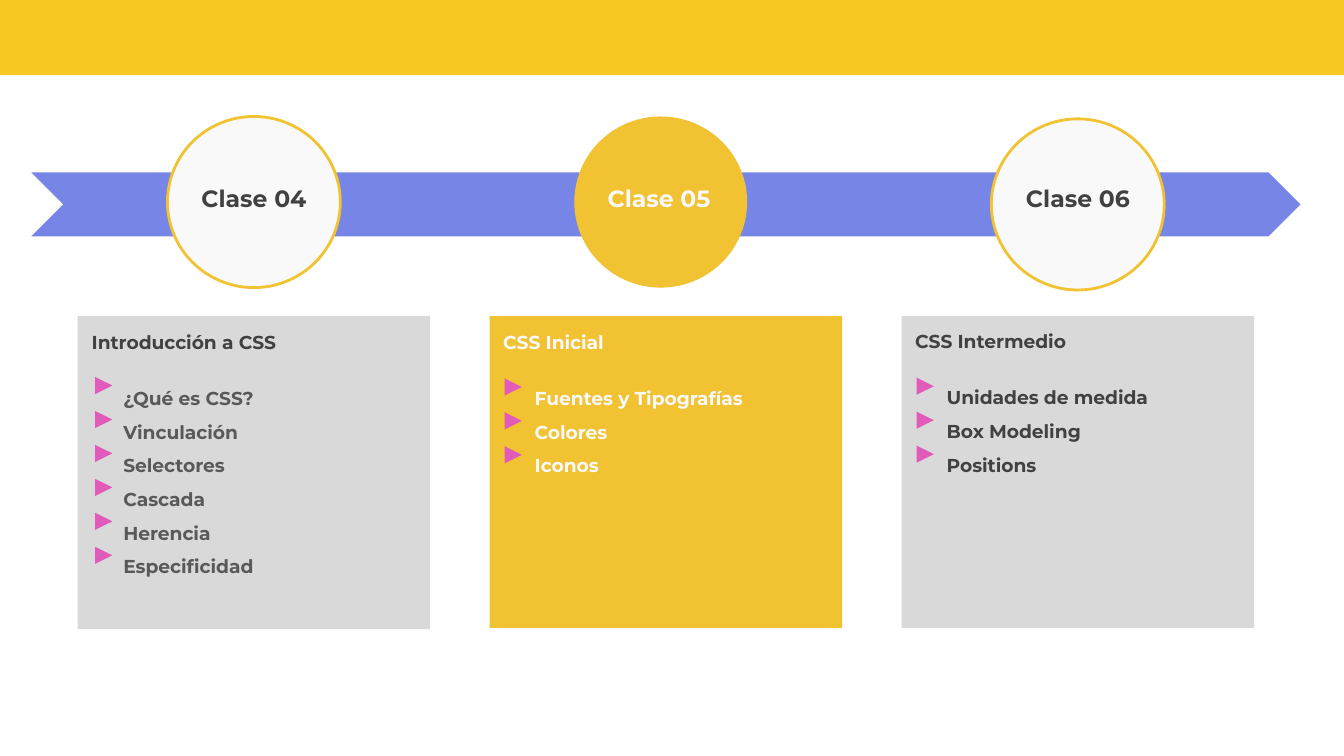
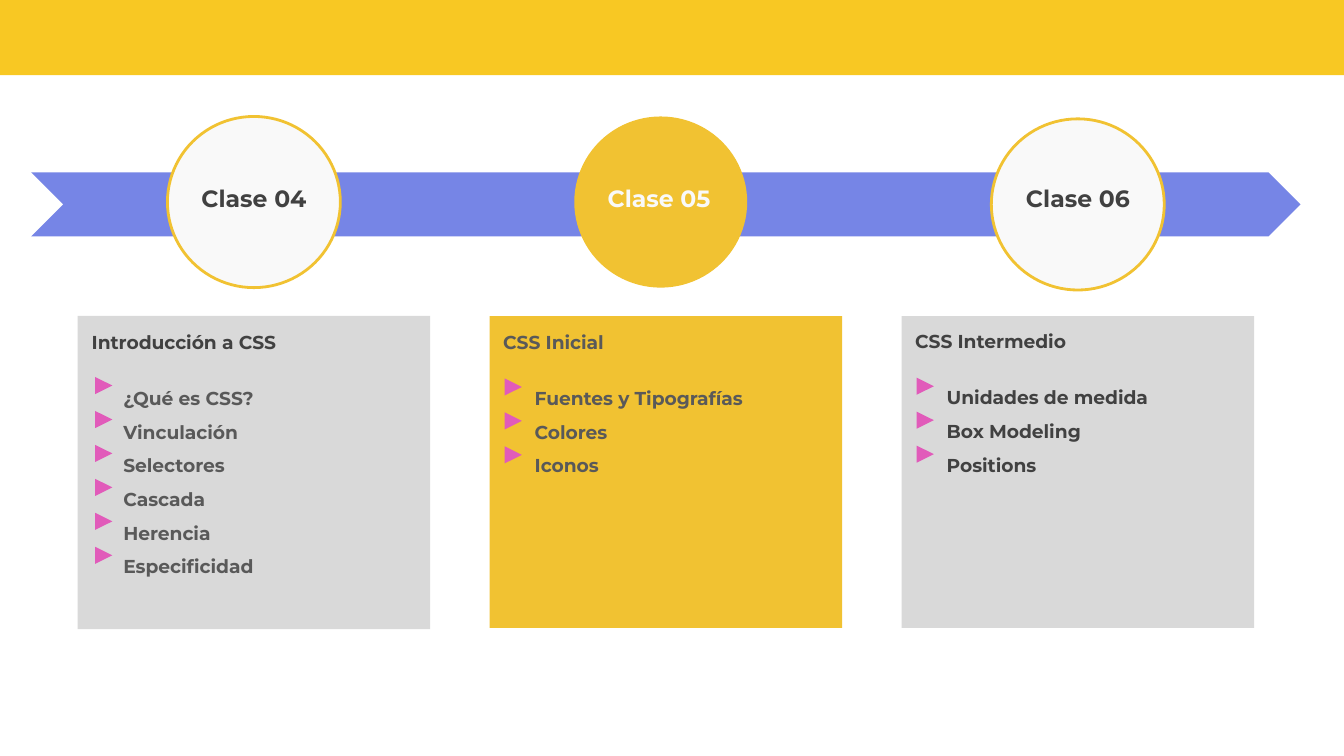
Before and after one commit to DevJumpProf/comision23570, a slide deck: slide 3 of Material Teorico/Clase_05_CSS_Inicial_Fuentes_Tipografias_Colores_Iconos/5. CSS Inicial - Fuente, tipografías, colores, iconos_.pptx. Drawn at 1344x756 pixels with LibreOffice and Linux fonts; fonts in the diff are those of the drawing; background and template pictures are left out. Boxes give left, top, right and bottom in pixels: in the first picture for what was removed or moved away, otherwise in the second. Text is boxed around its words. In the diff, an @@ line names an element or a change of style, - is before the commit and + after.

Commit message:
clase del dia

```diff
--- a/Material Teorico/Clase_05_CSS_Inicial_Fuentes_Tipografias_Colores_Iconos/5. CSS Inicial - Fuente, tipografías, colores, iconos_.pptx
+++ b/Material Teorico/Clase_05_CSS_Inicial_Fuentes_Tipografias_Colores_Iconos/5. CSS Inicial - Fuente, tipografías, colores, iconos_.pptx
@@ title "CSS Inicial" at [503,334,743,472]: text colour #F9F9F9 to #595959 @@
```
Also in this commit, not shown: 58 other files.
